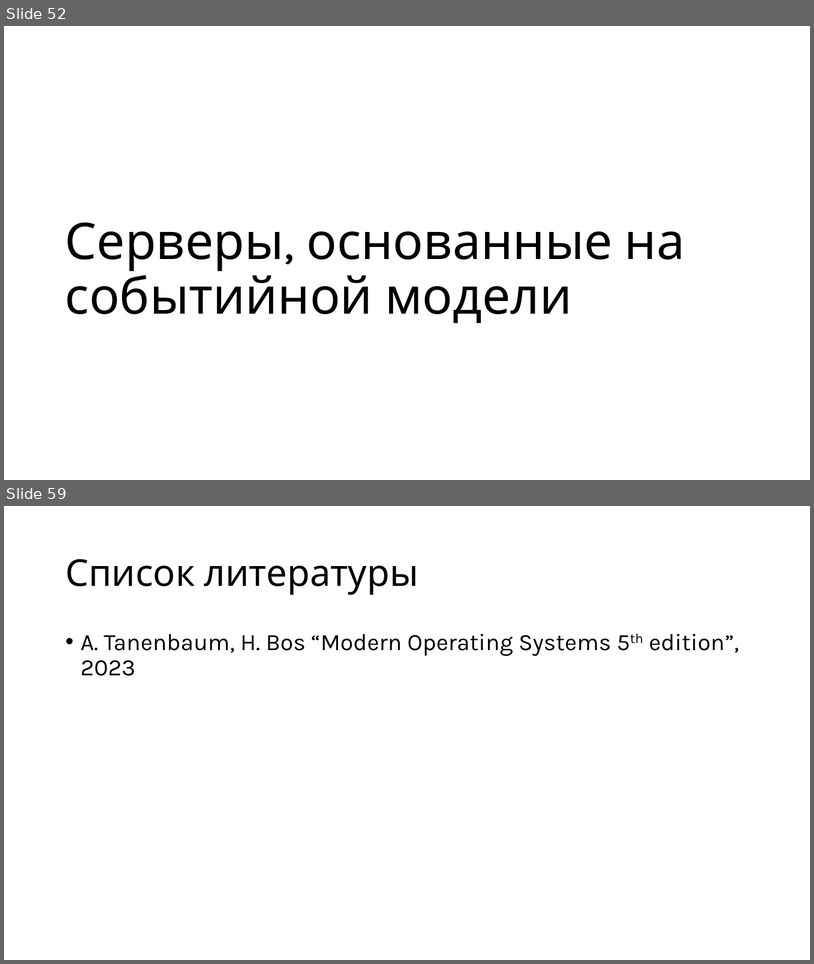
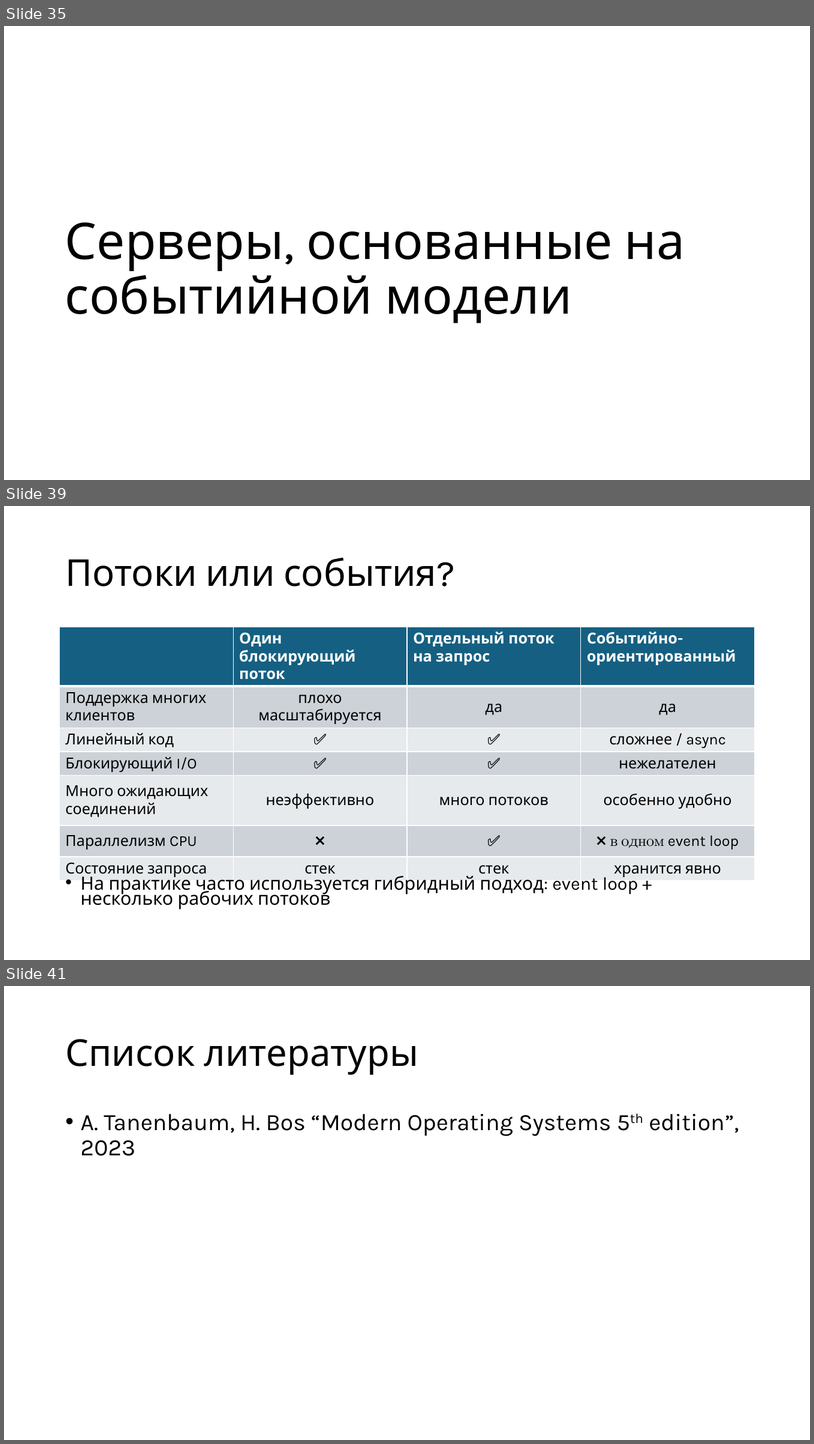
Before and after one commit to alexey-malov/os-course, a slide deck: lectures/04/Потоки.pptx. Shown one above the other, each under a label of ours: slides 52 and 59 before the commit, slides 35, 39 and 41 after it; the slides between them are not shown. The pictures are 814x964 and 814x1444 pixels, drawn with LibreOffice and Linux fonts; fonts in the diff are those of the drawing. Boxes give left, top, right and bottom in pixels: in the first picture for what was removed or moved away, otherwise in the second. Text is boxed around its words. In the diff, an @@ line names an element or a change of style, - is before the commit and + after.

Commit message:
обновил лекцию по теме "Потоки"

```diff
--- a/lectures/04/Потоки.pptx
+++ b/lectures/04/Потоки.pptx
@@ slide 39 added at (4, 506, 810, 960), background #FFFFFF @@
@@ title added at (65, 558, 437, 586), 44 pt, text #000000 @@
+Потоки или события?
@@ table added at (60, 627, 756, 879), 7 rows, 4 columns @@
+ | Один блокирующий поток | Отдельный поток на запрос | Событийно-ориентированный
+Поддержка многих клиентов | плохо масштабируется | да | да
+Линейный код | ✅ | ✅ | сложнее / async
+Блокирующий I/O | ✅ | ✅ | нежелателен
+Много ожидающих соединений | неэффективно | много потоков | особенно удобно
+Параллелизм CPU | ❌ | ✅ | ❌ в одном event loop
+Состояние запроса | стек | стек | хранится явно
@@ text added at (81, 873, 638, 909), 21.7 pt, text #000000 @@
+• На практике часто используется гибридный подход: event loop + несколько рабочих потоков
@@ what was slide 52 is now slide 35 @@
@@ what was slide 59 is now slide 41 @@
```
Also in this commit, not shown: 5 slides changed, 27 other slides added, 46 slides removed.
